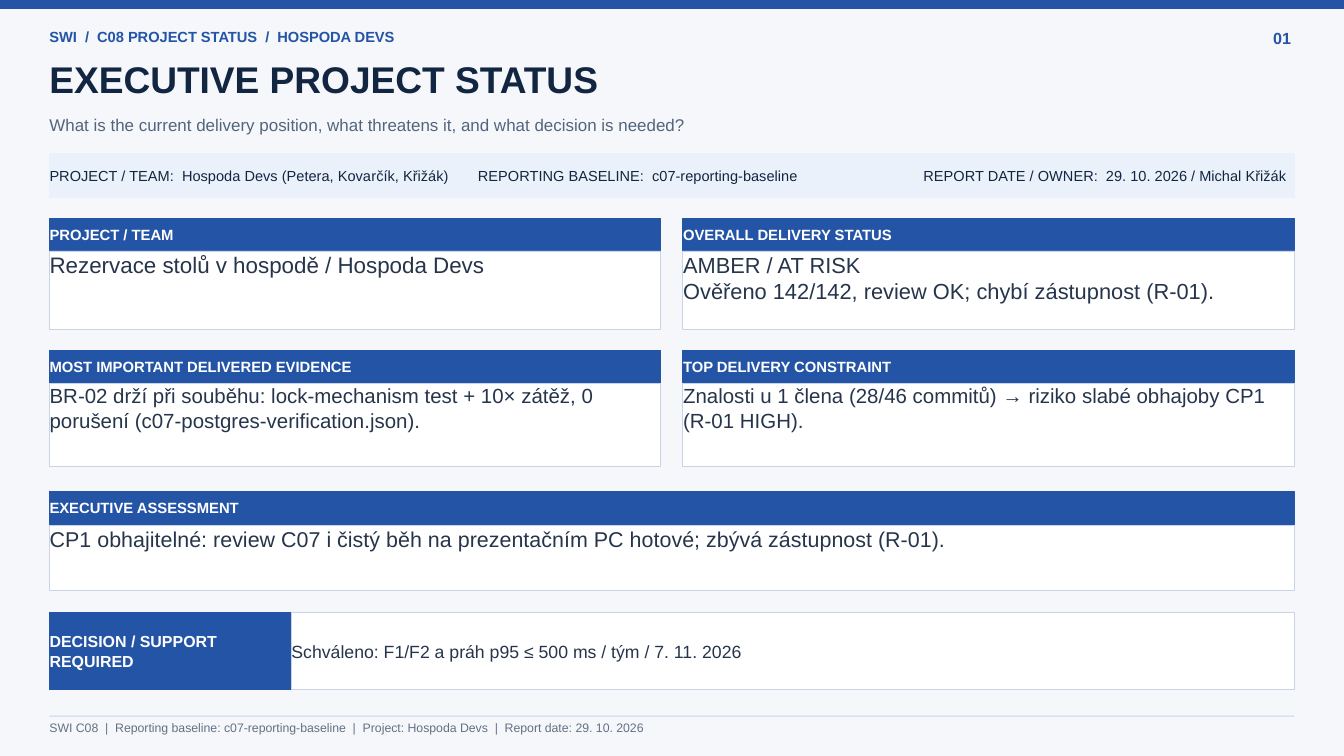
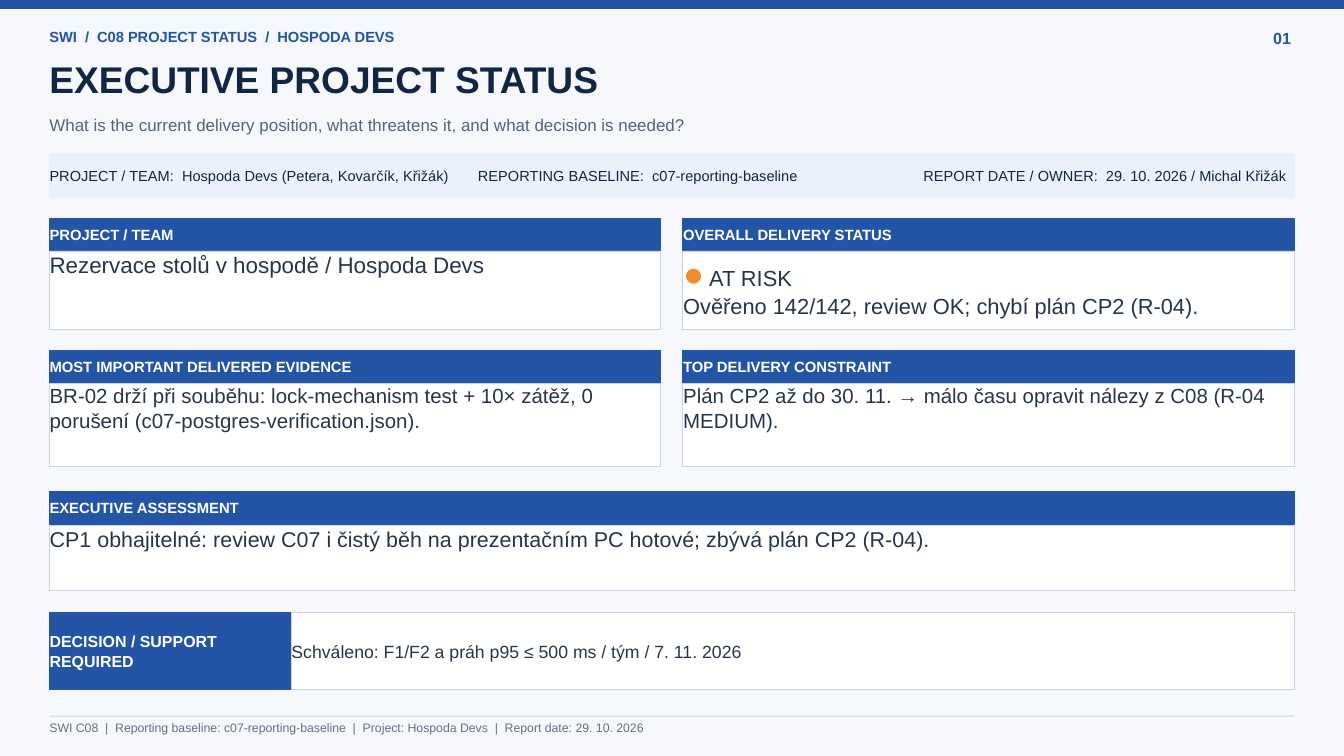
Before and after one commit to jaroslavpetera/swi_project, a slide deck: slide 1 of docs/c08-project-status.pptx. Drawn at 1344x756 pixels with LibreOffice and Linux fonts; fonts in the diff are those of the drawing. Boxes give left, top, right and bottom in pixels: in the first picture for what was removed or moved away, otherwise in the second. Text is boxed around its words. In the diff, an @@ line names an element or a change of style, - is before the commit and + after.

```diff
--- a/docs/c08-project-status.pptx
+++ b/docs/c08-project-status.pptx
@@ text in rectangle at (683, 270, 1199, 319): text changed @@
-AMBER / AT RISK
-Ověřeno 142/142, review OK; chybí zástupnost (R-01).
+● AT RISK
+Ověřeno 142/142, review OK; chybí plán CP2 (R-04).
@@ text in rectangle at (683, 388, 1265, 433): text changed @@
-Znalosti u 1 člena (28/46 commitů) → riziko slabé obhajoby CP1 (R-01 HIGH).
+Plán CP2 až do 30. 11. → málo času opravit nálezy z C08 (R-04 MEDIUM).
@@ text in rectangle at (50, 531, 930, 552): text changed @@
-CP1 obhajitelné: review C07 i čistý běh na prezentačním PC hotové; zbývá zástupnost (R-01).
+CP1 obhajitelné: review C07 i čistý běh na prezentačním PC hotové; zbývá plán CP2 (R-04).
```
Also in this commit, not shown: 4 other slides changed.
